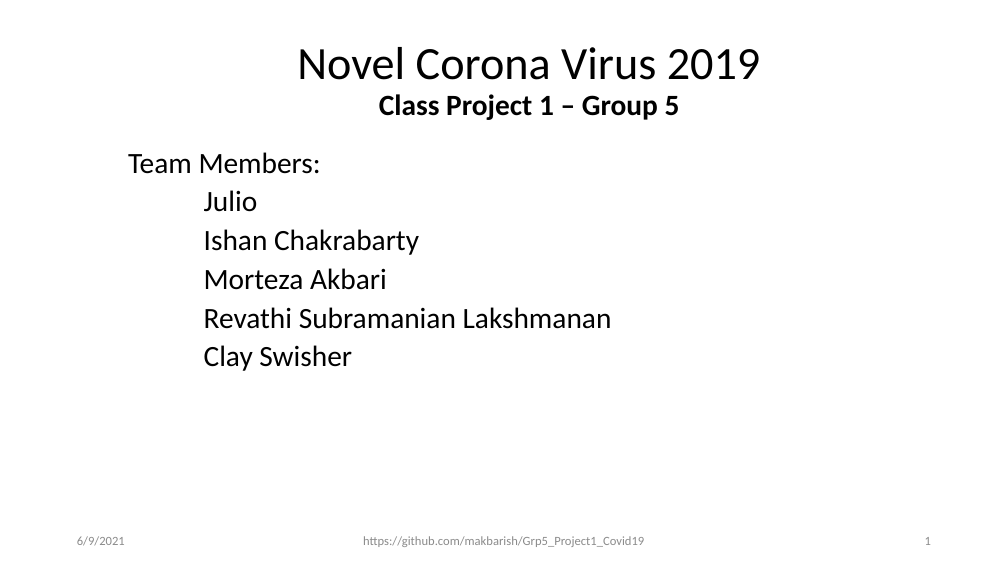
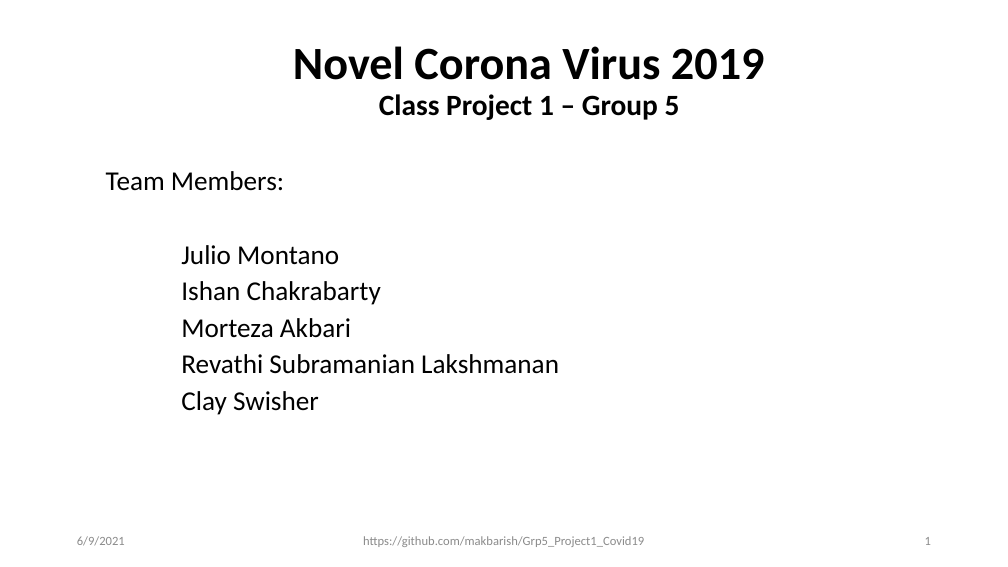
Before and after one commit to makbarish/Grp5_Project1_Covid19, a slide deck: slide 1 of Clay/Novel_Corona_Virus_2019.pptx. Drawn at 1008x567 pixels with LibreOffice and Linux fonts; fonts in the diff are those of the drawing. Boxes give left, top, right and bottom in pixels: in the first picture for what was removed or moved away, otherwise in the second. Text is boxed around its words. In the diff, an @@ line names an element or a change of style, - is before the commit and + after.

Commit message:
udates to the powerpoint project file _ two slides from Revathi have been added

```diff
--- a/Clay/Novel_Corona_Virus_2019.pptx
+++ b/Clay/Novel_Corona_Virus_2019.pptx
@@ title "Novel Corona Virus 2019 Class ..." at [293, 46, 765, 120]: bold on in "Novel Corona Virus 2019" @@
@@ subtitle "Team Members:": place and size @@
-subtitle "Team Members:" at [128, 152, 612, 371]
+subtitle "Team Members:" at [106, 171, 559, 415]
@@ subtitle at [106, 171, 559, 415]: size 28 to 25.9 pt in "Team Members:", "Ishan Chakrabarty", "Morteza Akbari", "Revathi Subramanian Lakshmanan" and 1 more places @@
@@ subtitle at [181, 245, 339, 265]: text changed; size 28 to 25.9 pt @@
-Julio
+Julio Montano
```
Also in this commit, not shown: 8 other slides changed, 5 slides added, 3 other files.
